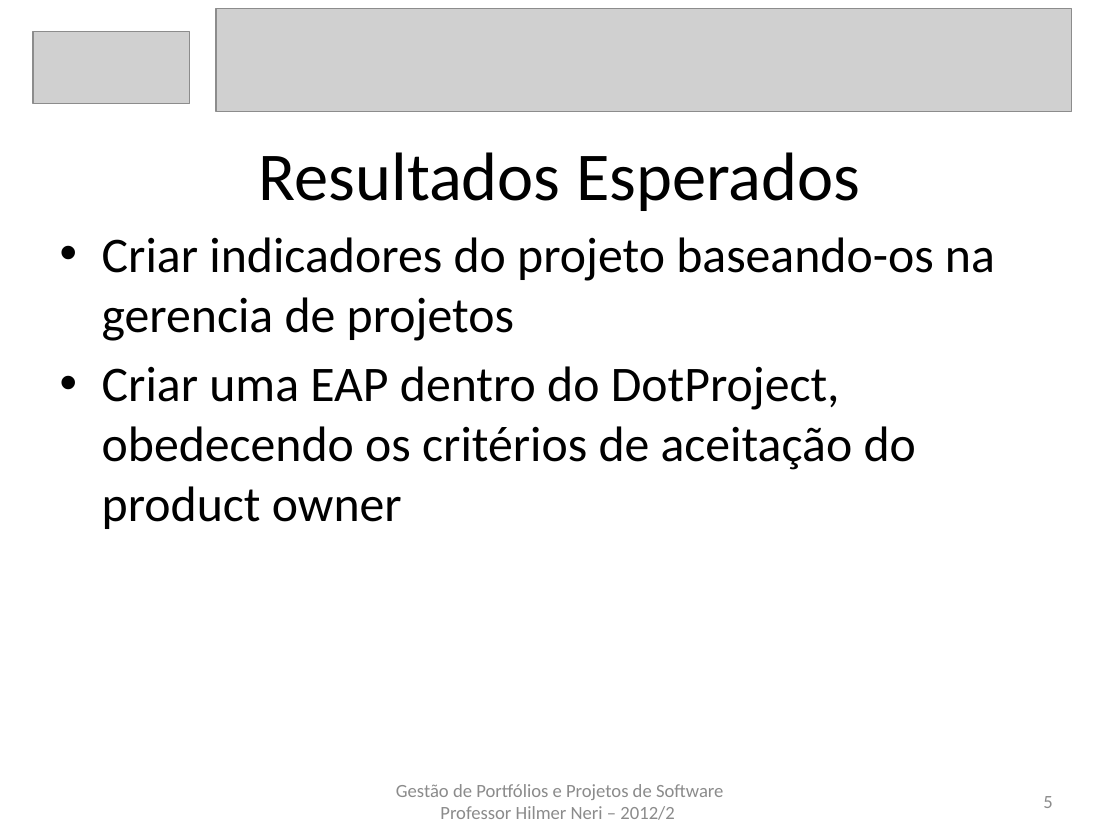
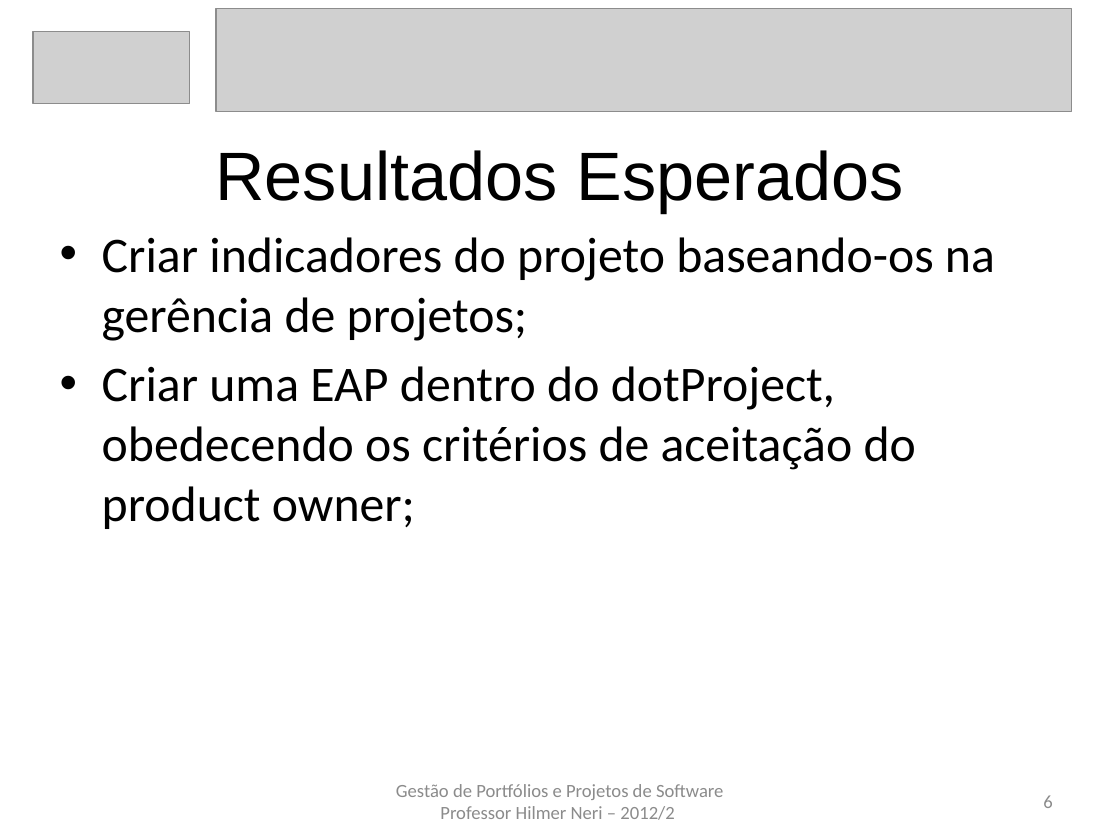
Before and after one commit to carlosneo/dotprojecteap, a slide deck: slide 6 of Dot Project EAP/4. System Management/Apresentacoes/apresentacaoV8.pptx (slide 5 before the commit). Drawn at 1120x840 pixels with LibreOffice and Linux fonts; fonts in the diff are those of the drawing; grey boxes stand for pictures. Boxes give left, top, right and bottom in pixels: in the first picture for what was removed or moved away, otherwise in the second. Text is boxed around its words. In the diff, an @@ line names an element or a change of style, - is before the commit and + after.

```diff
--- a/Dot Project EAP/4. System Management/Apresentacoes/apresentacaoV8.pptx
+++ b/Dot Project EAP/4. System Management/Apresentacoes/apresentacaoV8.pptx
@@ title "Resultados Esperados" at bbox=[215, 150, 904, 213]: font Calibri to Arial @@
@@ text at bbox=[102, 237, 995, 529]: text changed @@
-• Criar indicadores do projeto baseando-os na gerencia de projetos
-• Criar uma EAP dentro do DotProject, obedecendo os critérios de aceitação do product owner
+• Criar indicadores do projeto baseando-os na gerência de projetos;
+• Criar uma EAP dentro do dotProject, obedecendo os critérios de aceitação do product owner;
@@ page number at bbox=[1043, 795, 1052, 808]: text changed @@
-5
+6
```
Also in this commit, not shown: 4 other slides changed, 2 slides added.
